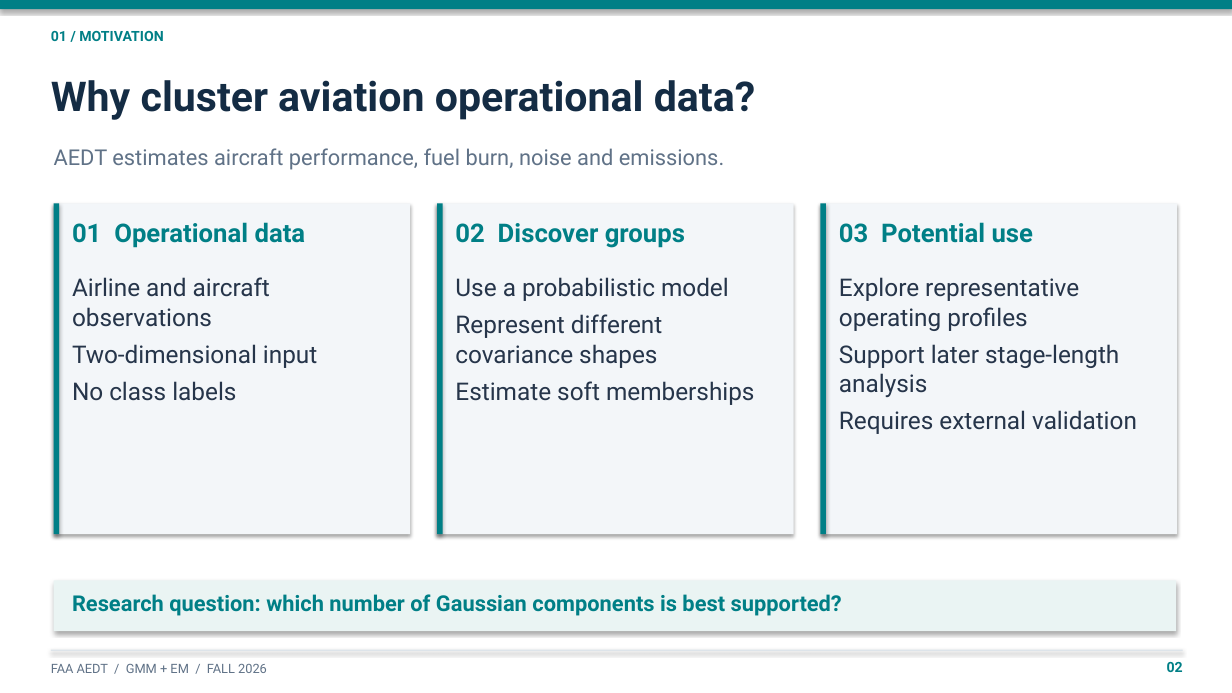
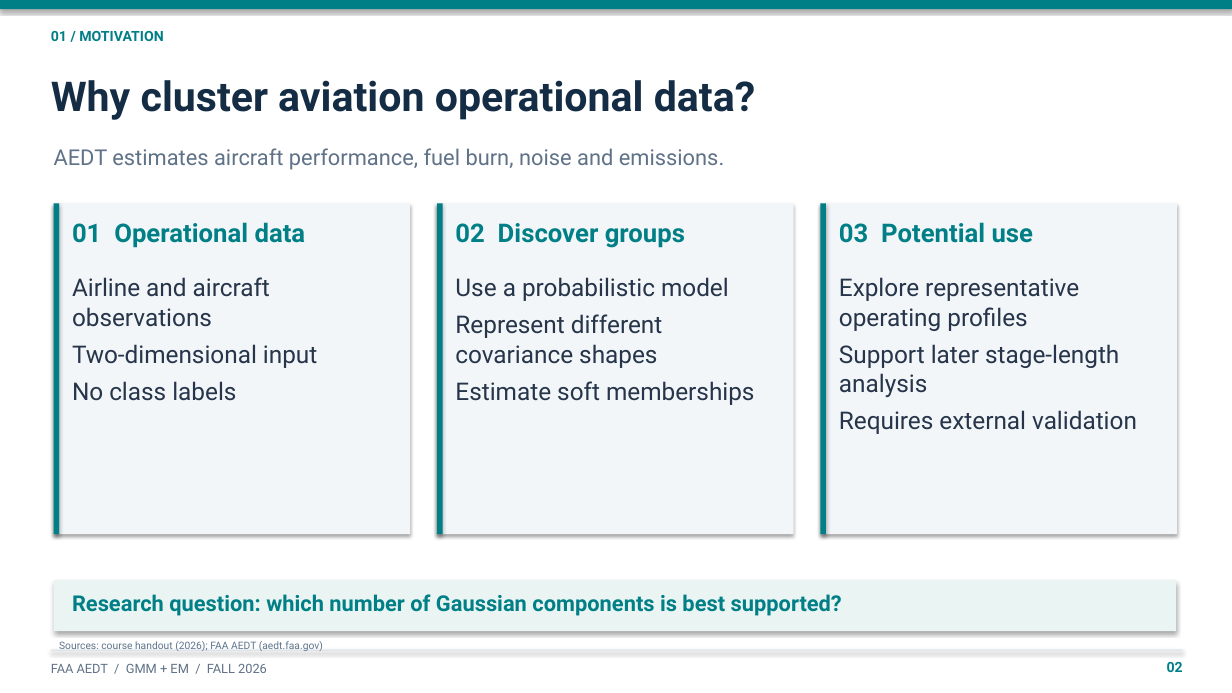
Before and after one commit to sayenooo/gmm-with-em-project, a slide deck: slide 2 of FAA_GMM_EM_presentation.pptx. Drawn at 1232x693 pixels with LibreOffice and Linux fonts; fonts in the diff are those of the drawing. Boxes give left, top, right and bottom in pixels: in the first picture for what was removed or moved away, otherwise in the second. Text is boxed around its words. In the diff, an @@ line names an element or a change of style, - is before the commit and + after.

Commit message:
docs: add verified academic sources and accurate AI disclosure
- Cite the EM paper, Bishop textbook, AIC/BIC originals and official FAA AEDT site
- Map reference claims to each part of the presentation and project
- Separate citations and AI disclosure into dedicated closing slides
- Include reproducible step-by-step validation instructions
- Preserve truthful project provenance and unfilled student work details
- Keep the 16-slide presentation timed to 15 minutes

```diff
--- a/FAA_GMM_EM_presentation.pptx
+++ b/FAA_GMM_EM_presentation.pptx
@@ text added at (59, 641, 323, 651), 8 pt, text #5D738B @@
+Sources: course handout (2026); FAA AEDT (aedt.faa.gov)
```
Also in this commit, not shown: 7 other slides changed, 2 slides added, 1 slide removed, 5 other files.
